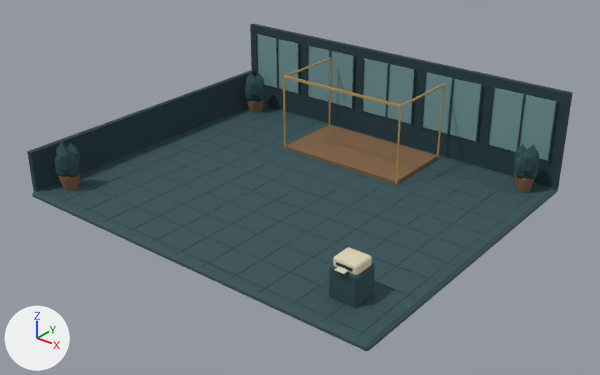
The Blender file public/models/room.blend as it was, and as the next commit left it.
The view is the same before and after, from a 50 mm camera at (14.85, -18.39, 11.49) aimed at (0.43, -0.36, 0.31). The axes (+X, +Y, +Z) are drawn at lower left. The lights are the same throughout. The first picture is the older version.

Script lines for the objects in view, before the commit:
```python
me_cube_037 = bpy.data.meshes.new('Cube.037')
me_cube_037.from_pydata(...)  # 778 vertices, 801 faces; spans x -6.4..6.4, y -5.35..5.35, z -0.12..3.27
me_cube_037.materials.append(mat_vertexpalette)
ob_tradingroom = bpy.data.objects.new('TradingRoom', me_cube_037)
ob_tradingroom.location = (0.0, 0.0, -0.12)
```
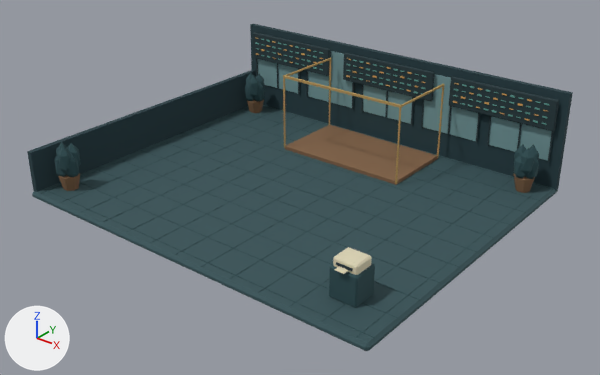
Changed parts and their boxes (x1, y1, x2, y2) in the pictures (600 x 375 px):
part 1 of me_cube_037, added (cyan): after (253, 32, 559, 131)

What changed in the scene script:
```text
Change me_cube_037:
    used by ob_tradingroom; location = (0.0, 0.0, -0.12)
    remove me_cube_037.from_pydata(...)  # 778 vertices, 801 faces; spans x -6.4..6.4, y -5.35..5.35, z -0.12..3.27
    add me_cube_037.from_pydata(...)  # 2002 vertices, 1743 faces; spans x -6.4..6.4, y -5.35..5.35, z -0.12..3.27
    me_cube_037 part 1: 984 vertices added at x -6.12..6.12, y 4.89..5.04, z 2.04..3.04
    other edits to the shape of me_cube_037 do not show in these pictures
```
